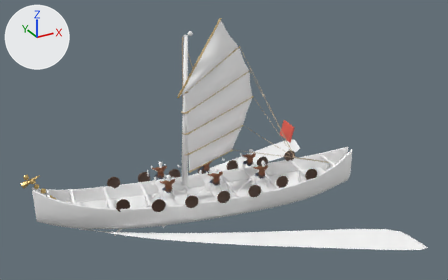
One commit to the glTF model thuyen_daiviet_master.glb: the scene before it, then after it.
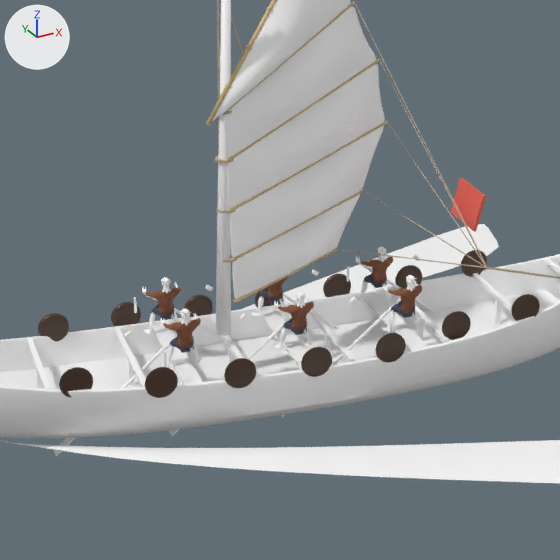
Each version is shown whole from a 50 mm lens placed at (-17.23, -65.67, 13.69), pointed at (-6.16, -45.54, 3.62), then close up on the part from 20% to 73% of the width and 16% to 100% of the height. The axes (+X, +Y, +Z) are drawn at upper left. The lights are the same throughout. The first two pictures are the older version. Where no turn or scale is listed for an object, it has been applied to the vertices. Vertices at exactly the same position are counted once.

The scene before the commit, as lines of its bpy script (objects in view):
```python
ob_part_khien_may_sonthen = bpy.data.objects.new('Part_Khien_May_SonThen', me_shields_mesh_013)
ob_part_khien_may_sonthen.location = (-6.27, -44.34, 0.53)
ob_rower_port_0_001 = bpy.data.objects.new('Rower_Port_0.001', me_female_v006lowresuv_043)
ob_rower_port_0_001.parent = ob_export_ship_root
ob_rower_port_0_001.location = (-1.92, 0.62, 0.38)
ob_rower_port_0_001.scale = (0.78, 0.78, 0.78)
ob_rower_port_1_001 = bpy.data.objects.new('Rower_Port_1.001', me_female_v006lowresuv_043)
ob_rower_port_1_001.parent = ob_export_ship_root
ob_rower_port_1_001.location = (-0.12, 0.62, 0.38)
ob_rower_port_1_001.scale = (0.78, 0.78, 0.78)
ob_rower_port_2_001 = bpy.data.objects.new('Rower_Port_2.001', me_female_v006lowresuv_043)
ob_rower_port_2_001.parent = ob_export_ship_root
ob_rower_port_2_001.location = (1.68, 0.62, 0.38)
ob_rower_port_2_001.scale = (0.78, 0.78, 0.78)
ob_rower_stbd_3_001 = bpy.data.objects.new('Rower_Stbd_3.001', me_female_v006lowresuv_045)
ob_rower_stbd_3_001.parent = ob_export_ship_root
ob_rower_stbd_3_001.location = (-1.92, -0.62, 0.38)
ob_rower_stbd_3_001.scale = (0.78, 0.78, 0.78)
ob_rower_stbd_4_001 = bpy.data.objects.new('Rower_Stbd_4.001', me_female_v006lowresuv_045)
ob_rower_stbd_4_001.parent = ob_export_ship_root
ob_rower_stbd_4_001.location = (-0.12, -0.62, 0.38)
ob_rower_stbd_4_001.scale = (0.78, 0.78, 0.78)
ob_rower_stbd_5_001 = bpy.data.objects.new('Rower_Stbd_5.001', me_female_v006lowresuv_045)
ob_rower_stbd_5_001.parent = ob_export_ship_root
ob_rower_stbd_5_001.location = (1.68, -0.62, 0.38)
ob_rower_stbd_5_001.scale = (0.78, 0.78, 0.78)
# also in view: 'Part_Than_Thuyen_GoLim' at (-6.42, -44.37, 0.85); 'Part_Khung_Suon_ChiuLuc' at (-6.68, -44.37, 0.71); 'Part_BucNgoi_Thwart_Va_CocCheo' at (-6.27, -44.35, 1.27); 'Part_Nan_Tre_Va_Ngong_Buom' at (-5.37, -43.57, 4.94); 'Part_Cot_Buom_GoLim' at (-7.07, -44.06, 4.52)
```
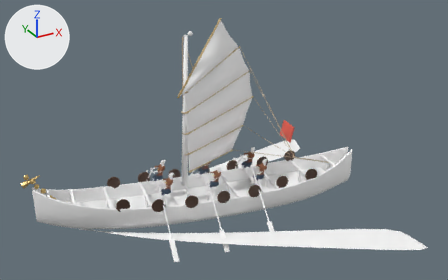
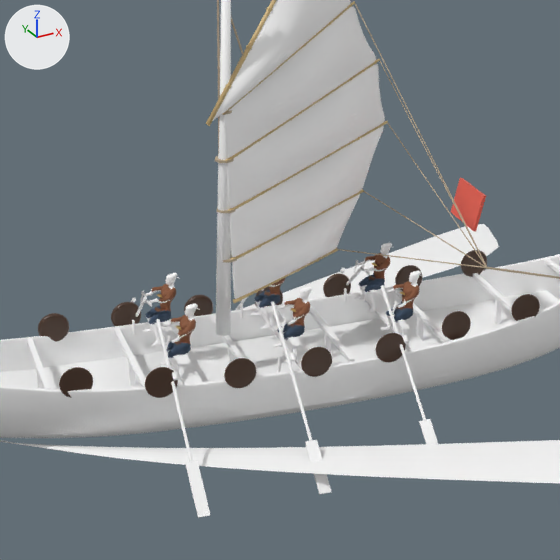
The change in detail:
me_female_v006lowresuv_043 is used by ob_rower_port_0_001; parent ob_export_ship_root; location (-1.92, 0.62, 0.38); scale (0.78, 0.78, 0.78).
me_female_v006lowresuv_043 had 9836 vertices, 19580 faces and spanned x -0.41..2.61, y -0.51..0.31, z -1.56..1.38.
me_female_v006lowresuv_043 now has 10597 vertices, 21102 faces and spans x -0.31..0.56, y -0.41..2.86, z -1.51..1.38.
me_female_v006lowresuv_043 part 1: the loose piece of 96 vertices spanning x -0.08..0.08, y 0.05..0.24, z 1.29..1.35 is turned 90 degrees about the z axis through the mesh origin.
me_female_v006lowresuv_043 part 2: the loose piece of 56 vertices spanning x -0.07..0.07, y -0.24..0.09, z 0.38..0.59 is turned 90 degrees about the z axis through the mesh origin.
me_female_v006lowresuv_043 part 3: the loose piece of 32 vertices spanning x -0.19..-0.15, y -0.05..-0.03, z 0.56..0.57 is copied, and the copy is multiplied about its middle by the matrix ((1.664, 0.0, -0.234), (34.883, 42.394, 248.208), (-28.494, -38.3, -202.748)), then moved by (0.62, 0.93, -0.46), in mat_mat_golim_thuyenta (white #ffffff); it spans x 0.42..0.48, y -0.27..2.06, z -0.86..1.07.
me_female_v006lowresuv_043 part 4: 11 loose pieces with 1093 vertices, spanning x -0.18..2.61, y -0.51..0.31, z -1.56..1.38, are deleted.
me_female_v006lowresuv_043 part 5: 115 vertices moved within x -0.19..0.41, y -0.41..0.17, z 0.02..1.08; 8158 vertices removed from x -0.41..1.73, y -0.5..0.25, z -0.84..1.36; 9944 vertices added at x -0.31..0.48, y -0.41..0.41, z 0.0..1.38.
me_female_v006lowresuv_043 part 6: 28 vertices added at x 0.41..0.49, y 0.94..1.1, z 0.36..0.52.
me_female_v006lowresuv_043 part 7: 8 vertices added at x 0.33..0.56, y 2.03..2.86, z -1.51..-0.82.
Other edits to the shape of me_female_v006lowresuv_043 do not show in these pictures.
me_female_v006lowresuv_045 is used by ob_rower_stbd_3_001; parent ob_export_ship_root; location (-1.92, -0.62, 0.38); scale (0.78, 0.78, 0.78).
me_female_v006lowresuv_045 had 9836 vertices, 19580 faces and spanned x -2.61..0.41, y -0.52..0.31, z -1.51..1.38.
me_female_v006lowresuv_045 now has 10597 vertices, 21102 faces and spans x -0.31..0.56, y -2.86..0.41, z -1.51..1.38.
me_female_v006lowresuv_045 part 8: the loose piece of 56 vertices spanning x -0.07..0.07, y -0.24..0.09, z 0.38..0.59 is turned 90 degrees about the z axis through the mesh origin.
me_female_v006lowresuv_045 part 9: the loose piece of 32 vertices spanning x -0.19..-0.16, y -0.08..-0.05, z 0.61..0.67 is copied, and the copy is multiplied about its middle by the matrix ((0.0, 3.466, -0.487), (8.806, -5.172, -36.804), (2.759, -4.347, -30.934)), then moved by (0.62, -0.83, -0.54), in mat_mat_golim_thuyenta (white #ffffff); it spans x 0.42..0.48, y -2.06..0.27, z -0.86..1.07.
me_female_v006lowresuv_045 part 10: 11 loose pieces with 1093 vertices, spanning x -2.61..0.11, y -0.52..0.31, z -1.51..1.38, are deleted.
me_female_v006lowresuv_045 part 11: 105 vertices moved within x -0.19..0.41, y -0.41..0.17, z 0.02..1.08; 8166 vertices removed from x -1.73..0.41, y -0.5..0.25, z -0.8..1.36; 9952 vertices added at x -0.31..0.48, y -0.41..0.41, z 0.0..1.38.
me_female_v006lowresuv_045 part 12: 28 vertices added at x 0.41..0.49, y -1.1..-0.94, z 0.36..0.52.
Other edits to the shape of me_female_v006lowresuv_045 do not show in these pictures.

Location of each change, [x1, y1, x2, y2] in pixels of the close-ups (560 x 560 px; the box of a moved part takes in the faces that stretch with it):
'Rower_Port_2.001', reshaped: before [54, 308, 202, 457]; after [156, 304, 210, 518]
'Rower_Port_1.001', reshaped: before [169, 291, 314, 436]; after [271, 287, 331, 495]
'Rower_Port_0.001', reshaped: before [281, 275, 422, 417]; after [381, 270, 438, 444]
'Rower_Stbd_5.001', reshaped (47% narrower, 7% taller): before [142, 277, 236, 345]; after [131, 273, 180, 346]
'Rower_Stbd_3.001', reshaped: before [355, 247, 435, 311]; after [340, 243, 392, 313]
'Rower_Stbd_4.001', reshaped: before [251, 270, 340, 329]; after [236, 277, 286, 329]
part 1 of me_female_v006lowresuv_043, moved or reshaped: before [181, 277, 415, 313]; after [186, 272, 419, 310]
part 2 of me_female_v006lowresuv_043, moved or reshaped: before [180, 314, 412, 353]; after [172, 310, 413, 355]
part 3 of me_female_v006lowresuv_043, added: after [156, 285, 426, 462]
part 4 of me_female_v006lowresuv_043, deleted: before [54, 276, 417, 457]
part 5 of me_female_v006lowresuv_043, moved or reshaped: before [121, 275, 422, 388]; after [159, 270, 423, 379]
part 6 of me_female_v006lowresuv_043, added: after [172, 335, 409, 381]
part 7 of me_female_v006lowresuv_043, added: after [185, 419, 438, 518]
part 8 of me_female_v006lowresuv_045, moved or reshaped: before [161, 284, 384, 320]; after [154, 280, 384, 322]
part 9 of me_female_v006lowresuv_045, added: after [136, 265, 365, 317]
part 10 of me_female_v006lowresuv_045, deleted: before [161, 248, 420, 307]
part 11 of me_female_v006lowresuv_045, moved or reshaped: before [142, 247, 429, 340]; after [140, 243, 392, 346]
part 12 of me_female_v006lowresuv_045, added: after [131, 267, 346, 303]
